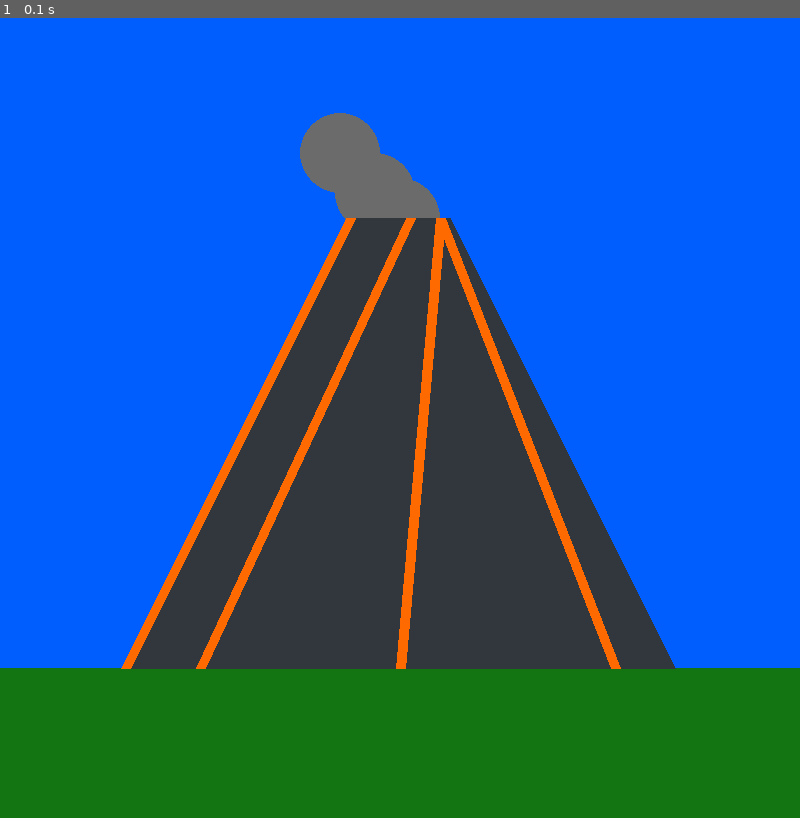
Above: before the commit, frame 1.
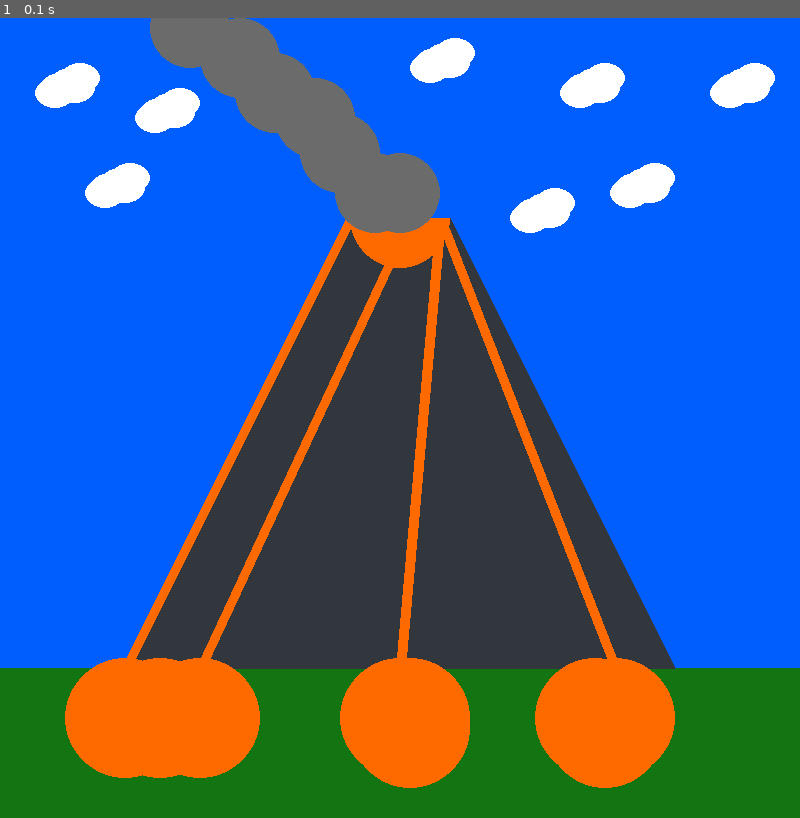
Above: after the commit, the same moment.

Repository: CameronChadwick/pygameLab
Game: pygame game, started from main.py
The game is run twice, just before and just after one commit, with the same random seed, the same clock (stepped at 60 frames per second) and the same inputs.
Inputs:
- Up to frame 1 (0.1 s): no input

The runs differ from the first frame. In frame 1, 13% of the frame differs, in the area x 4-97%, y 0-97%.

Commit message:
Finished volcano build

Diff:
--- a/main.py
+++ b/main.py
@@ -1,21 +1,20 @@
 import math
 import pygame
-import random
 
 # color constants
-WHITE = (255,255,255)
-RED = (255,0,0)
-GREEN = (0,255,0)
-LIGHTBLUE = (0, 94, 255)
+WHITE = (255, 255, 255)
+RED = (255, 0, 0)
+GREEN = (0, 255, 0)
+SKY_BLUE = (0, 94, 255)
 GREY = (50, 54, 61)
 ORANGE = (255, 106, 0)
-LIGHTGREY = (107, 107, 107)
+LIGHT_GREY = (107, 107, 107)
 
 # math constants
 PI = math.pi
 
 # game constants
-SIZE = (800,800)
+SIZE = (800, 800)
 FPS = 60
 
 ##########################################################################
@@ -31,33 +30,67 @@
 
 while running:
 
-
     for event in pygame.event.get():
 
         # check for user input
         if event.type == pygame.QUIT:
             running = False
 
-
     # game logic
 
-    screen.fill(LIGHTBLUE)
+    screen.fill(SKY_BLUE)
 
     # drawings
 
-    pygame.draw.circle(screen, LIGHTGREY, [400, 200], 40)
-    pygame.draw.circle(screen, LIGHTGREY, [375, 175], 40)
-    pygame.draw.circle(screen, LIGHTGREY, [340, 135], 40)
+    # cloud function
+    def cloud(cloud_x, cloud_y):
+        pygame.draw.ellipse(screen, WHITE, [cloud_x, cloud_y, 40, 30])
+        pygame.draw.ellipse(screen, WHITE, [cloud_x + 10, cloud_y - 5, 40, 30])
+        pygame.draw.ellipse(screen, WHITE, [cloud_x - 10, cloud_y + 5, 40, 30])
+        pygame.draw.ellipse(screen, WHITE, [cloud_x + 5, cloud_y + 5, 40, 30])
+        pygame.draw.ellipse(screen, WHITE, [cloud_x - 15, cloud_y + 10, 40, 30])
+
+    # ground and volcano
+    pygame.draw.rect(screen, [18, 117, 18], [0, 650, 800, 150])
     pygame.draw.rect(screen, GREY, [350, 200, 100, 450])
-    pygame.draw.rect(screen, [18, 117, 18], [0, 650, 800, 150])
     pygame.draw.polygon(screen, GREY, [(125, 650), (350, 200), (350, 650)])
     pygame.draw.polygon(screen, GREY, [(350, 650), (450, 200), (675, 650)])
+
+    # lava flows and pools
     pygame.draw.line(screen, ORANGE, [440, 200], [615, 650], width=10)
     pygame.draw.line(screen, ORANGE, [350, 200], [125, 650], width=10)
     pygame.draw.line(screen, ORANGE, [440, 200], [400, 650], width=10)
     pygame.draw.line(screen, ORANGE, [410, 200], [200, 650], width=10)
+    pygame.draw.circle(screen, ORANGE, [200, 700], 60)
+    pygame.draw.circle(screen, ORANGE, [125, 700], 60)
+    pygame.draw.circle(screen, ORANGE, [160, 700], 60)
+    pygame.draw.circle(screen, ORANGE, [615, 700], 60)
+    pygame.draw.circle(screen, ORANGE, [400, 700], 60)
+    pygame.draw.circle(screen, ORANGE, [410, 700], 60)
+    pygame.draw.circle(screen, ORANGE, [410, 710], 60)
+    pygame.draw.circle(screen, ORANGE, [605, 710], 60)
+    pygame.draw.circle(screen, ORANGE, [595, 700], 60)
+    pygame.draw.circle(screen, ORANGE, [400, 200], 50)
+    pygame.draw.rect(screen, SKY_BLUE, [350, 150, 100, 50])
 
+    # lava smoke
+    pygame.draw.circle(screen, LIGHT_GREY, [400, 175], 40)
+    pygame.draw.circle(screen, LIGHT_GREY, [375, 175], 40)
+    pygame.draw.circle(screen, LIGHT_GREY, [340, 135], 40)
+    pygame.draw.circle(screen, LIGHT_GREY, [315, 100], 40)
+    pygame.draw.circle(screen, LIGHT_GREY, [275, 75], 40)
+    pygame.draw.circle(screen, LIGHT_GREY, [240, 40], 40)
+    pygame.draw.circle(screen, LIGHT_GREY, [190, 10], 40)
 
+    # clouds
+    cloud(725, 50)
+    cloud(625, 150)
+    cloud(425, 25)
+    cloud(575, 50)
+    cloud(525, 175)
+    cloud(150, 75)
+    cloud(50, 50)
+    cloud(100, 150)
 
     pygame.display.flip()
 
